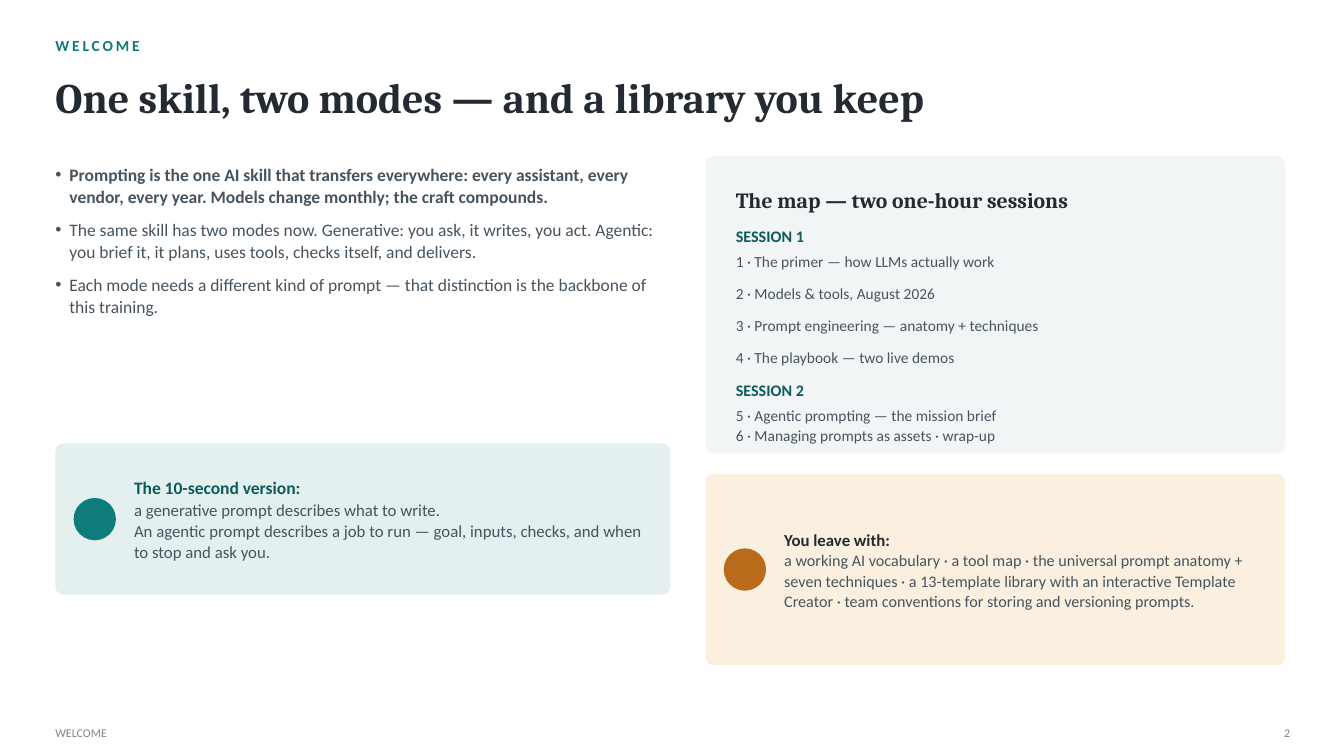
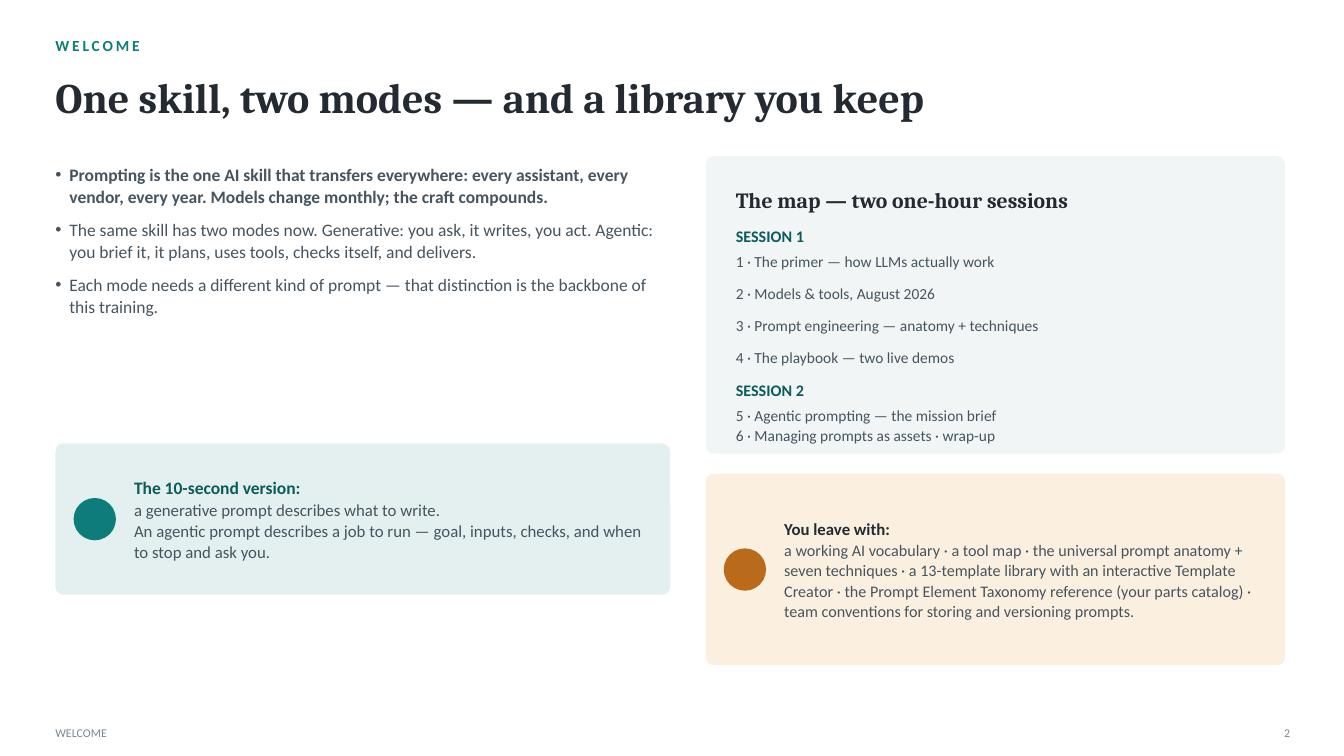
Before and after one commit to naviero1/Claude-Works, a slide deck: slide 2 of ai-training-prompt-engineering/deliverables/From_Prompts_to_Agents_Training.pptx. Drawn at 1344x756 pixels with LibreOffice and Linux fonts; fonts in the diff are those of the drawing; background and template pictures are left out. Boxes give left, top, right and bottom in pixels: in the first picture for what was removed or moved away, otherwise in the second. Text is boxed around its words. In the diff, an @@ line names an element or a change of style, - is before the commit and + after.

```diff
--- a/ai-training-prompt-engineering/deliverables/From_Prompts_to_Agents_Training.pptx
+++ b/ai-training-prompt-engineering/deliverables/From_Prompts_to_Agents_Training.pptx
@@ text at [784,545,1244,620]: text changed @@
-a working AI vocabulary · a tool map · the universal prompt anatomy + seven techniques · a 13-template library with an interactive Template Creator · team conventions for storing and versioning prompts.
+a working AI vocabulary · a tool map · the universal prompt anatomy + seven techniques · a 13-template library with an interactive Template Creator · the Prompt Element Taxonomy reference (your parts catalog) · team conventions for storing and versioning prompts.
```
Also in this commit, not shown: 38 other slides changed, 1 slide added, 10 other files.
